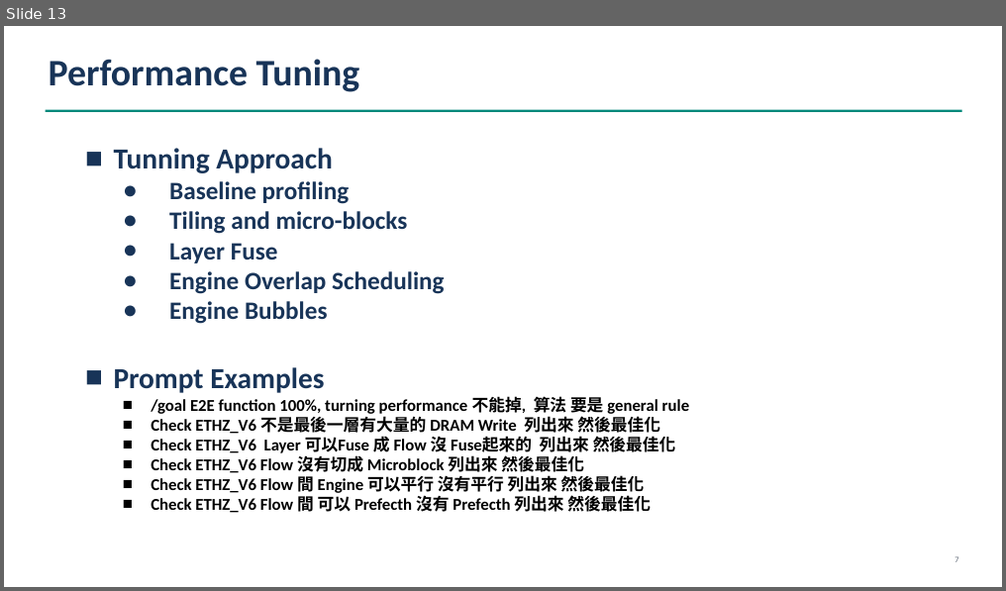
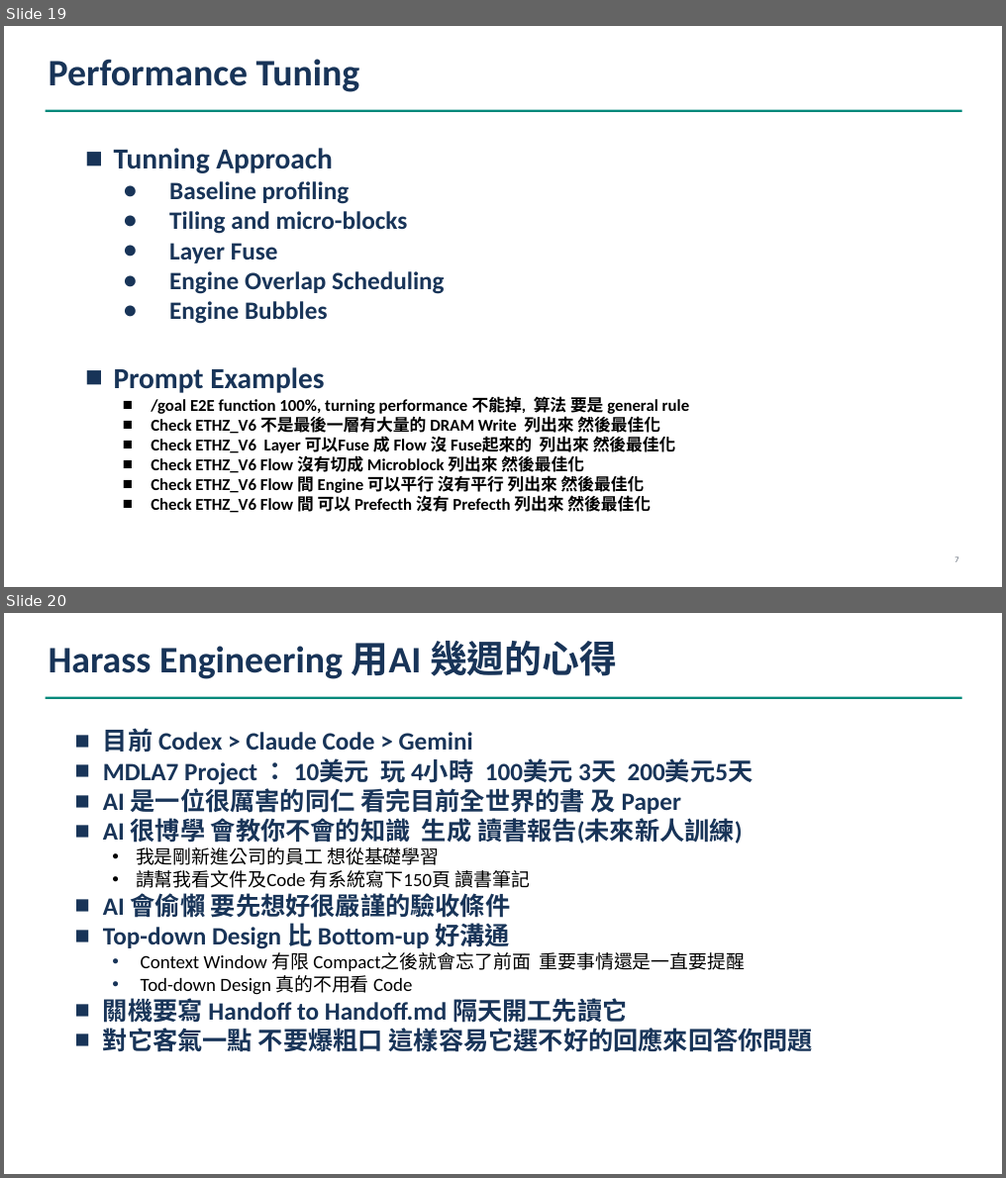
Before and after one commit to cclwylin/mdla7, a slide deck: reports/uArcSim Implementation by AI.pptx. Shown one above the other, each under a label of ours: slide 13 before the commit, slides 19 and 20 after it. The pictures are 1006x591 and 1006x1178 pixels, drawn with LibreOffice and Linux fonts; fonts in the diff are those of the drawing. Boxes give left, top, right and bottom in pixels: in the first picture for what was removed or moved away, otherwise in the second. Text is boxed around its words. In the diff, an @@ line names an element or a change of style, - is before the commit and + after.

```diff
--- a/reports/uArcSim Implementation by AI.pptx
+++ b/reports/uArcSim Implementation by AI.pptx
@@ slide 20 added at (x1=4, y1=613, x2=1002, y2=1174), background #FFFFFF @@
@@ text added at (x1=49, y1=641, x2=617, y2=679), 36 pt, text #183458, bold @@
+Harass Engineering 用AI 幾週的心得
@@ rectangle added at (x1=46, y1=697, x2=962, y2=699), fill #00897B @@
@@ text added at (x1=103, y1=728, x2=813, y2=1053), 24 pt, text #183458, bold @@
+■ 目前 Codex > Claude Code > Gemini
+■ MDLA7 Project ： 10美元 玩 4小時 100美元 3天 200美元5天
+■ AI 是一位很厲害的同仁 看完目前全世界的書 及 Paper
+■ AI 很博學 會教你不會的知識 生成 讀書報告(未來新人訓練)
+  • 我是剛新進公司的員工 想從基礎學習
+  • 請幫我看文件及Code 有系統寫下150頁 讀書筆記
+■ AI 會偷懶 要先想好很嚴謹的驗收條件
+■ Top-down Design 比 Bottom-up 好溝通
+  • Context Window 有限 Compact之後就會忘了前面 重要事情還是一直要提醒
+  • Tod-down Design 真的不用看 Code
+■ 關機要寫 Handoff to Handoff.md 隔天開工先讀它
+■ 對它客氣一點 不要爆粗口 這樣容易它選不好的回應來回答你問題
@@ what was slide 13 is now slide 19 @@
```
Also in this commit, not shown: 4 slides changed, 7 other slides added, 1 slide removed, 20 other files.
